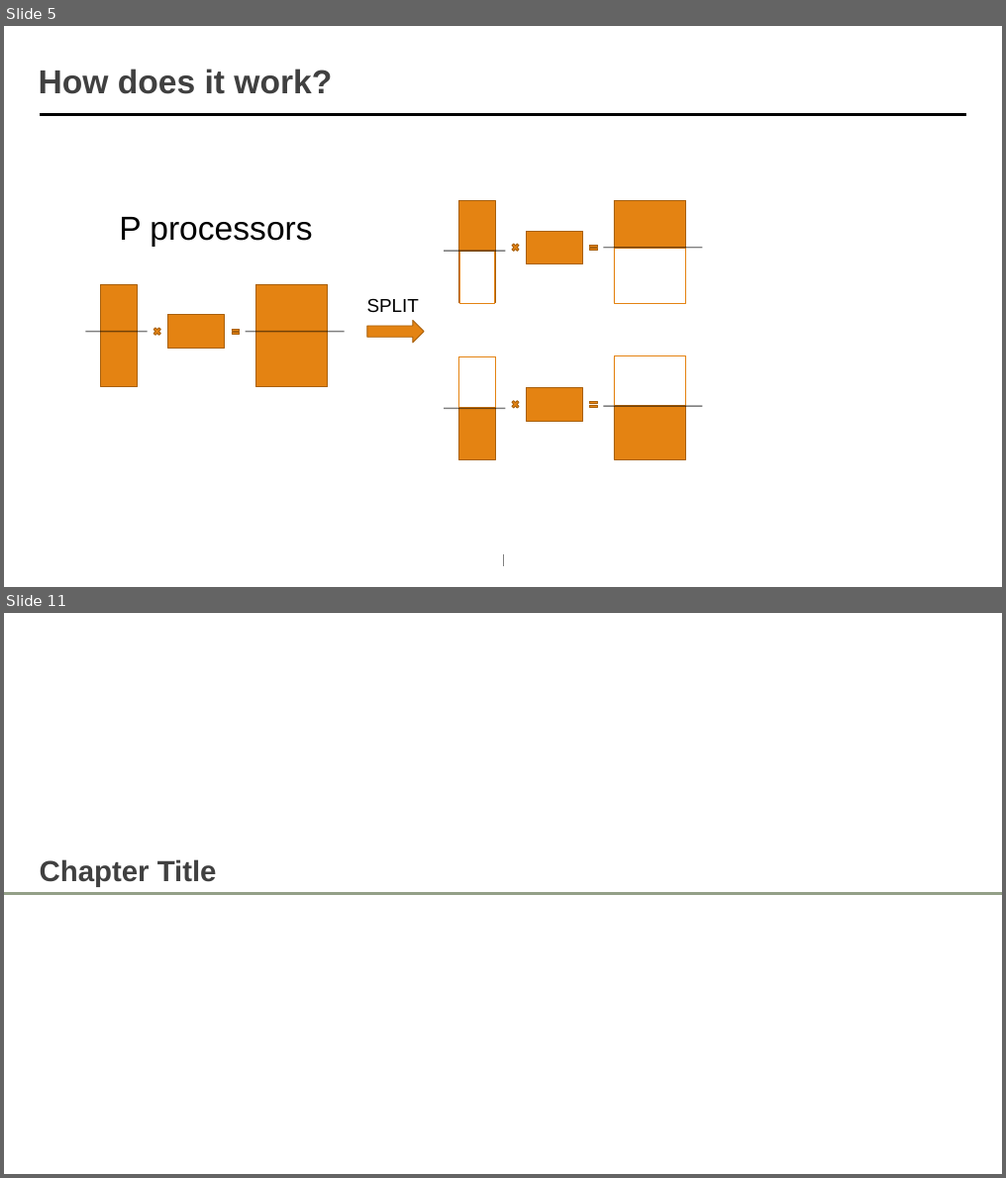
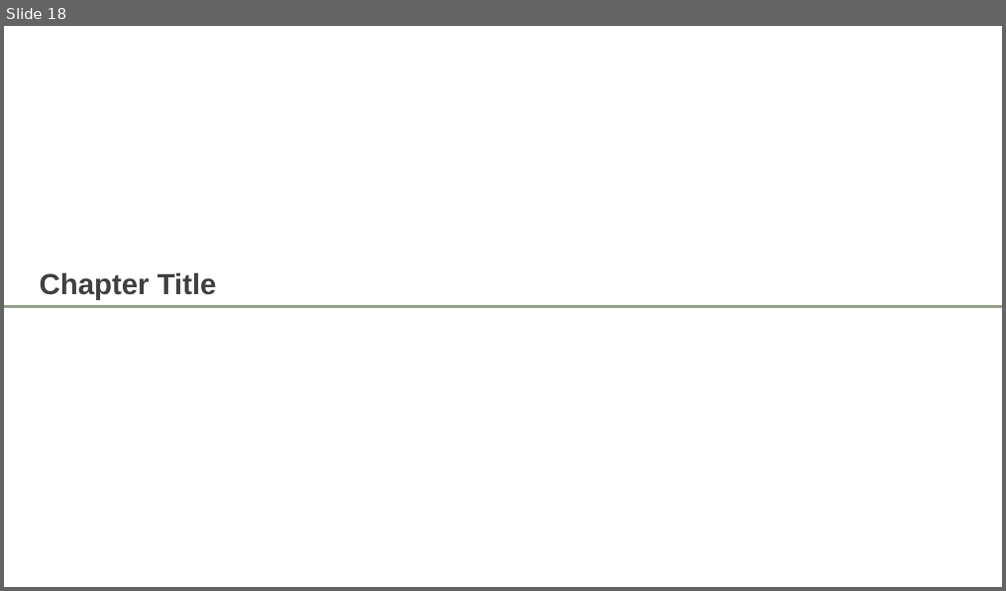
Before and after one commit to eth-cscs/COSMA, a slide deck: presentation/CARMA.pptx. Shown one above the other, each under a label of ours: slides 5 and 11 before the commit, slide 18 after it; the slides between them are not shown. The pictures are 1006x1178 and 1006x591 pixels, drawn with LibreOffice and Linux fonts; fonts in the diff are those of the drawing; background and template pictures are left out. Boxes give left, top, right and bottom in pixels: in the first picture for what was removed or moved away, otherwise in the second. Text is boxed around its words. In the diff, an @@ line names an element or a change of style, - is before the commit and + after.

```diff
--- a/presentation/CARMA.pptx
+++ b/presentation/CARMA.pptx
@@ slide 5 removed at box(4, 26, 1002, 587), background #FFFFFF @@
@@ title removed at box(39, 69, 332, 94) @@
-How does it work?
@@ line removed from (40, 115) to (966, 115) @@
@@ rectangle removed at box(459, 200, 496, 303) @@
@@ rectangle removed at box(614, 200, 686, 303) @@
@@ text removed at box(119, 217, 312, 247) @@
-P processors
@@ rectangle removed at box(527, 231, 583, 264) @@
@@ line removed from (445, 251) to (506, 251) @@
@@ rectangle removed at box(460, 251, 495, 304) @@
@@ cross removed at box(510, 243, 521, 254) @@
@@ math equal removed at box(589, 243, 598, 252) @@
@@ line removed from (604, 248) to (703, 248) @@
@@ rectangle removed at box(614, 249, 686, 304) @@
@@ rectangle removed at box(101, 284, 138, 386) @@
@@ rectangle removed at box(255, 284, 328, 386) @@
@@ rectangle removed at box(168, 315, 224, 348) @@
@@ right arrow removed at box(367, 320, 424, 343) @@
@@ text removed at box(367, 298, 419, 312) @@
-SPLIT
@@ line removed from (85, 332) to (147, 332) @@
@@ cross removed at box(152, 326, 162, 338) @@
@@ math equal removed at box(230, 327, 240, 336) @@
@@ line removed from (245, 332) to (344, 332) @@
@@ rectangle removed at box(459, 358, 496, 461) @@
@@ rectangle removed at box(459, 358, 496, 408) @@
@@ rectangle removed at box(614, 358, 686, 461) @@
@@ rectangle removed at box(614, 357, 686, 406) @@
@@ line removed from (445, 408) to (506, 408) @@
@@ cross removed at box(510, 399, 521, 410) @@
@@ rectangle removed at box(527, 388, 583, 421) @@
@@ math equal removed at box(589, 400, 598, 409) @@
@@ line removed from (604, 406) to (703, 406) @@
@@ line removed from (503, 555) to (503, 567) @@
@@ what was slide 11 is now slide 18 @@
```
Also in this commit, not shown: 8 slides changed, 9 slides added, 1 other slide removed, 9 other files.
